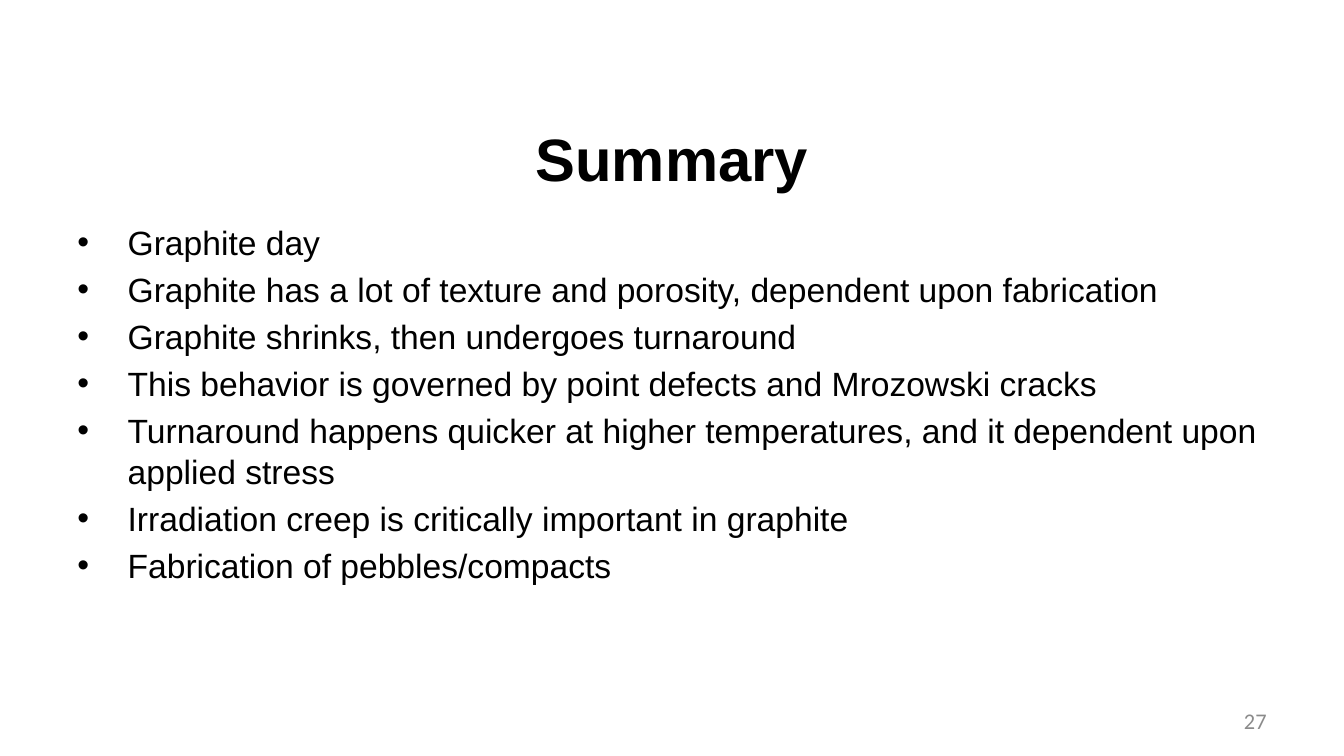
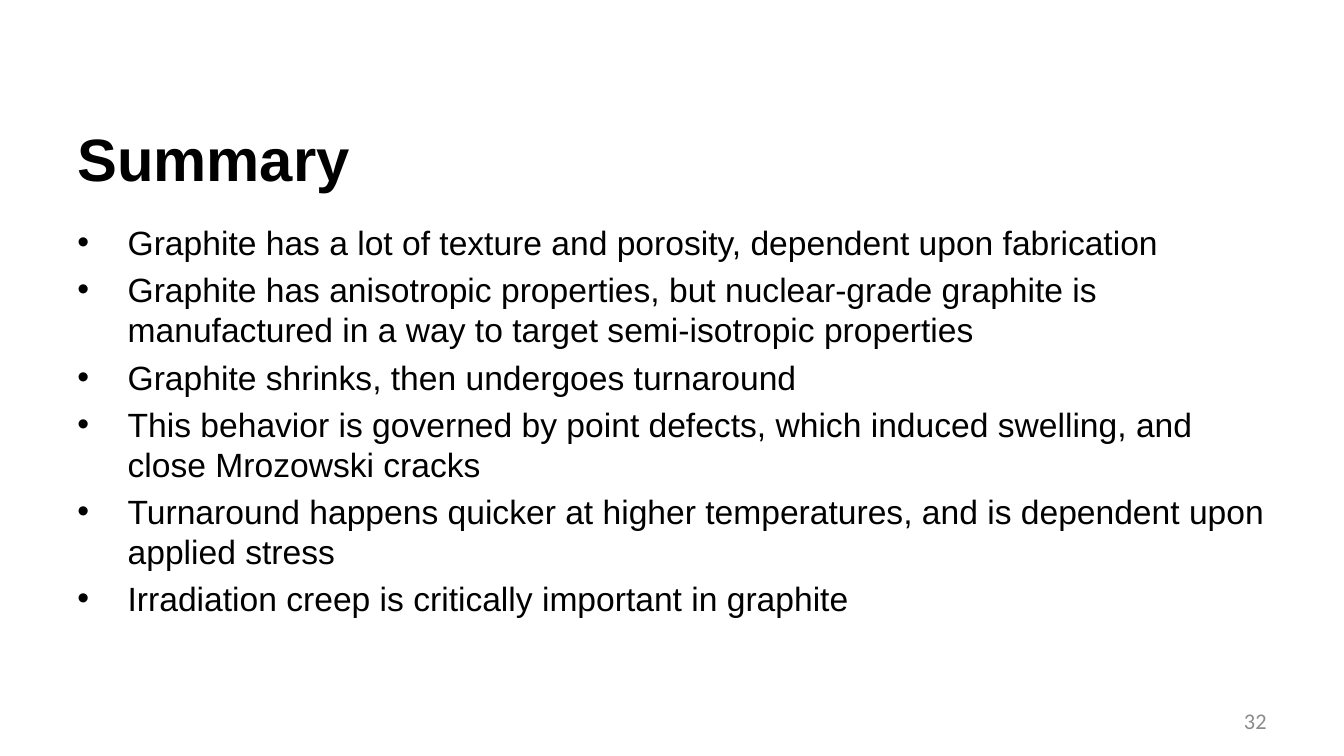
Before and after one commit to benbeeler/TEACHING, a slide deck: slide 32 of Advanced Reactor Materials/Fall2025/Lec5_TRISO.pptx (slide 27 before the commit). Drawn at 1344x756 pixels with LibreOffice and Linux fonts; fonts in the diff are those of the drawing; background and template pictures are left out. Boxes give left, top, right and bottom in pixels: in the first picture for what was removed or moved away, otherwise in the second. Text is boxed around its words. In the diff, an @@ line names an element or a change of style, - is before the commit and + after.

```diff
--- a/Advanced Reactor Materials/Fall2025/Lec5_TRISO.pptx
+++ b/Advanced Reactor Materials/Fall2025/Lec5_TRISO.pptx
@@ title "Summary" at (x1=77, y1=139, x2=349, y2=193): alignment centre to left @@
@@ text at (x1=128, y1=230, x2=320, y2=262): paragraph removed @@
-• Graphite day
@@ text at (x1=128, y1=277, x2=1096, y2=349): paragraph added @@
+• Graphite has anisotropic properties, but nuclear-grade graphite is manufactured in a way to target semi-isotropic properties
@@ text at (x1=128, y1=412, x2=1264, y2=571): text changed @@
-• This behavior is governed by point defects and Mrozowski cracks
-• Turnaround happens quicker at higher temperatures, and it dependent upon applied stress
+• This behavior is governed by point defects, which induced swelling, and close Mrozowski cracks
+• Turnaround happens quicker at higher temperatures, and is dependent upon applied stress
@@ text at (x1=128, y1=553, x2=611, y2=585): paragraph removed @@
-• Fabrication of pebbles/compacts
@@ page number at (x1=1244, y1=714, x2=1267, y2=729): text changed @@
-27
+32
```
Also in this commit, not shown: 18 other slides changed, 15 slides added, 18 slides removed, 5 other files.
